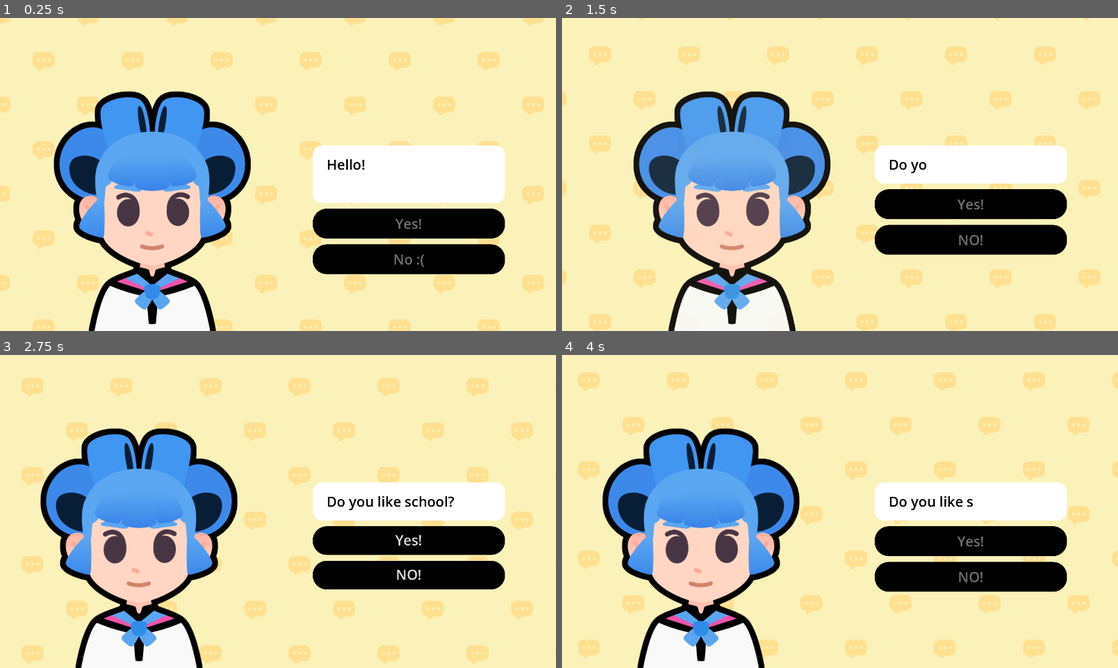
Above: before the commit, frames 1-4 (two rows, left to right).
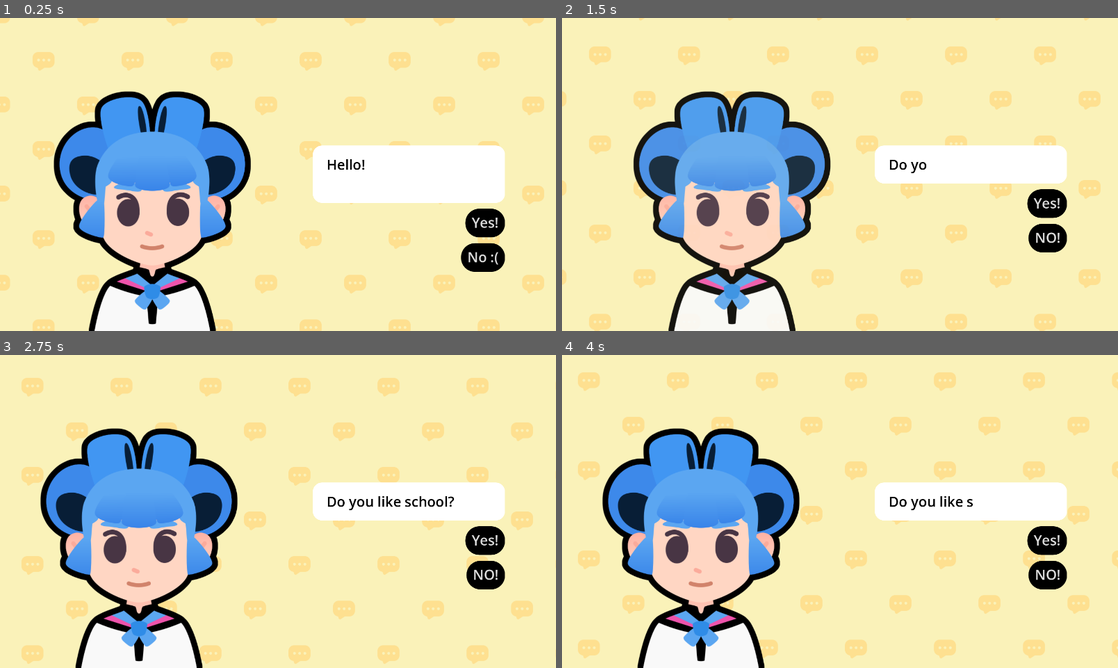
Above: after the commit, the same moments.

Repository: thebigjeffy9/M8-Start-A-Dialoge
Game: Godot game, scene res://lessons/dialogue.tscn
The game is run twice, just before and just after one commit, with the same random seed, the same clock (stepped at 60 frames per second) and the same inputs. The project has no main scene, so this scene is started directly. Sound files missing from this copy of the repository are replaced by a short silence.
Inputs (mouse positions are in pixels of both pictures, inside the frame that each line leads up to):
- Up to frame 1 (0.25 s): no input
- Up to frame 2 (1.5 s): click (1045, 224) at 0.5 s, where only the run after the commit has a clickable "Yes!"; click "Yes!" at 1.25 s
- Up to frame 3 (2.75 s): click "Yes!" at 2 s
- Up to frame 4 (4 s): click "Yes!" at 2.75 s; click "Yes!" at 3.5 s

The runs differ from the first frame. In frame 1, 5.5% of the frame differs, in the area x 56-91%, y 60-82%; in frame 2, 5.7%, in the area x 56-91%, y 54-76%; in frame 3, 5.3%; in frame 4, 5.7%.

Commit message:
Module 8 lesson 6 done

Diff:
--- a/lessons/dialogue.gd
+++ b/lessons/dialogue.gd
@@ -1,6 +1,10 @@
+@tool
+@icon("res://assets/dialogue_scene_icon.svg")
 extends Control
 
-@export var dialogue_items: Array[DialogueItem] = []
+## An array of dialogue items
+@export var dialogue_items: Array[DialogueItem] = []:
+	set = set_dialogue_items
 
 ## UI element that shows the texts
 @onready var rich_text_label: RichTextLabel = %RichTextLabel
@@ -13,10 +17,10 @@
 ## The container for buttons
 @onready var action_buttons_v_box_container: VBoxContainer = %ActionButtonsVBoxContainer
 
-
 func _ready() -> void:
+	if Engine.is_editor_hint():
+		return
 	show_text(0)
-
 
 ## Draws the selected text
 ## [param current_item_index] Displays the currently selected index from the dialogue array
@@ -50,32 +54,24 @@
 	audio_stream_player.play(sound_start_position)
 	# We make sure the sound stops when the text finishes displaying
 	tween.finished.connect(audio_stream_player.stop)
-
-	# We animate the character sliding in.
 	slide_in()
-	# We disable all buttons until the tween completes
-	for button: Button in action_buttons_v_box_container.get_children():
-		button.disabled = true
-	tween.finished.connect( func() -> void:
-		for button: Button in action_buttons_v_box_container.get_children():
-			button.disabled = false
-	)
 
 
 ## Adds buttons to the buttons container
-## [param choices_data] An array of [DialogChoice]
-func create_buttons(choices_data: Array[DialogueChoice]) -> void:
+## [param buttons_data] An array of [DialogChoice]
+func create_buttons(buttons_data: Array[DialogueChoice]) -> void:
 	for button in action_buttons_v_box_container.get_children():
 		button.queue_free()
-	for choice in choices_data:
+	for choice in buttons_data:
 		var button := Button.new()
+		button.size_flags_horizontal = Control.SIZE_SHRINK_END
 		action_buttons_v_box_container.add_child(button)
 		button.text = choice.text
-		if choice.is_quit == true:
+		if choice.is_quit:
 			button.pressed.connect(get_tree().quit)
 		else:
-			var target_line_idx := choice.target_line_idx
-			button.pressed.connect(show_text.bind(target_line_idx))
+			var target_line_id := choice.target_line_idx
+			button.pressed.connect(show_text.bind(target_line_id))
 
 ## Animates the character when they start talking
 func slide_in() -> void:
@@ -85,3 +81,17 @@
 	slide_tween.tween_property(body, "position:x", 0, 0.3)
 	body.modulate.a = 0
 	slide_tween.parallel().tween_property(body, "modulate:a", 1, 0.2)
+
+func _get_configuration_warnings() -> PackedStringArray:
+	if dialogue_items.is_empty():
+		return ["You need at least one dialogue item for the dialogue system to work."]
+	return []
+
+## Setter for the [param dialogue_items] property. Ensures the dialogue items array
+## never has an empty element.
+func set_dialogue_items(new_dialog_items: Array[DialogueItem]) -> void:
+	for index in new_dialog_items.size():
+		if new_dialog_items[index] == null:
+			new_dialog_items[index] = DialogueItem.new()
+	dialogue_items = new_dialog_items
+	update_configuration_warnings()
--- a/lessons/dialogue_choice.gd
+++ b/lessons/dialogue_choice.gd
@@ -1,5 +1,17 @@
+## This resource represents a choice inside a dialogue item.
+##
+## DialogueChoice takes:[br]
+## [br]
+## - A text.[br]
+## - A target dialogue line index to go to when picked.[br]
+## - Optionally, [member is_quit] can be set to [code]true[/code].[br]
+@icon("res://assets/dialogue_choice_icon.svg")
 class_name DialogueChoice extends Resource
-
+## The choice button text. Can only use plain text (no BBCode)
 @export var text := ""
+## The target item to jump to next. This is the index of the dialogue item the
+## choice leads to. It is ignored if [member is_quit] is set to [code]true[/code].
 @export_range(0, 20) var target_line_idx := 0
+## If set to [code]true[/code], this choice quits the dialogue and the
+## [code]target_line_idx[/code] is ignored.
 @export var is_quit := false
--- a/lessons/dialogue_item.gd
+++ b/lessons/dialogue_item.gd
@@ -1,3 +1,15 @@
+@tool
+@icon("res://assets/dialogue_item_icon.svg")
 class_name DialogueItem extends SlideShowEntry
 
-@export var choices: Array[DialogueChoice] = []
+@export_group("Choices")
+## An array of choices. Each choice will become a button in the interface
+@export var choices: Array[DialogueChoice] = []: set = set_choices
+
+## Setter for the [param choices] property. Ensures the choices array never has
+## an empty element.
+func set_choices(new_choices: Array[DialogueChoice]) -> void:
+	for index in new_choices.size():
+		if new_choices[index] == null:
+			new_choices[index] = DialogueChoice.new()
+	choices = new_choices
--- a/lessons/slideshow_entry.gd
+++ b/lessons/slideshow_entry.gd
@@ -1,5 +1,11 @@
 class_name SlideShowEntry extends Resource
 
+@export_group("Images")
+## Represents the character's expression for this dialogue bubble
 @export var expression := preload("res://assets/emotion_regular.png")
+## Represents the character's body for this dialogue bubble
 @export var character := preload("res://assets/sophia.png")
+
+@export_group("Text")
+## The text of this dialogue bubble
 @export_multiline var text := ""
